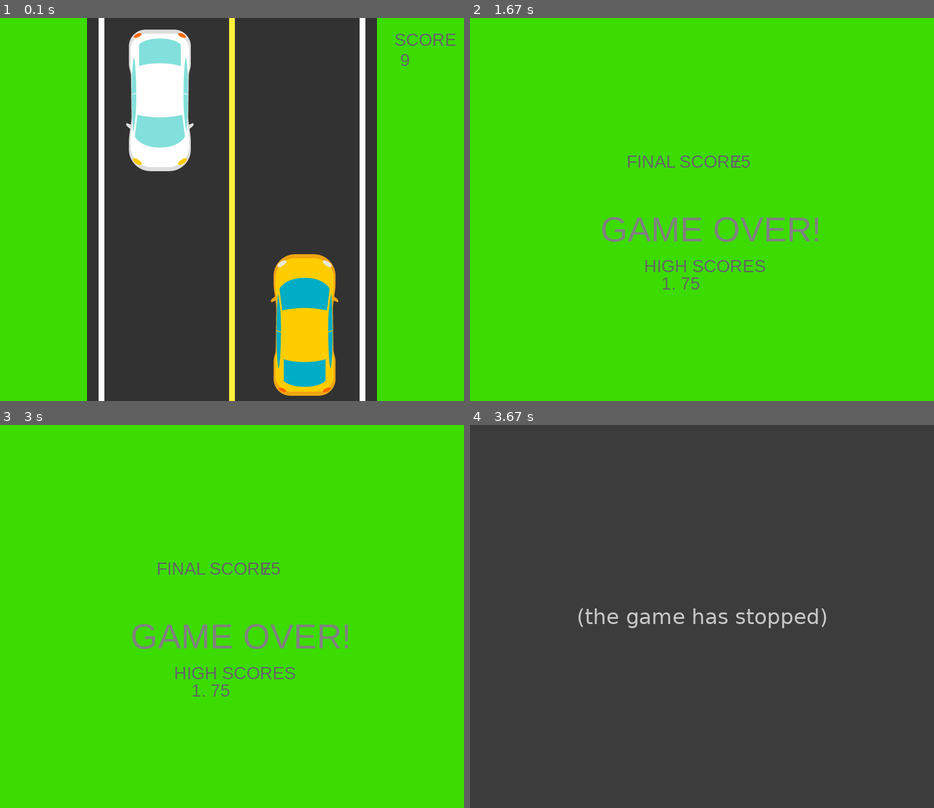
Above: before the commit, frames 1-4 (two rows, left to right).
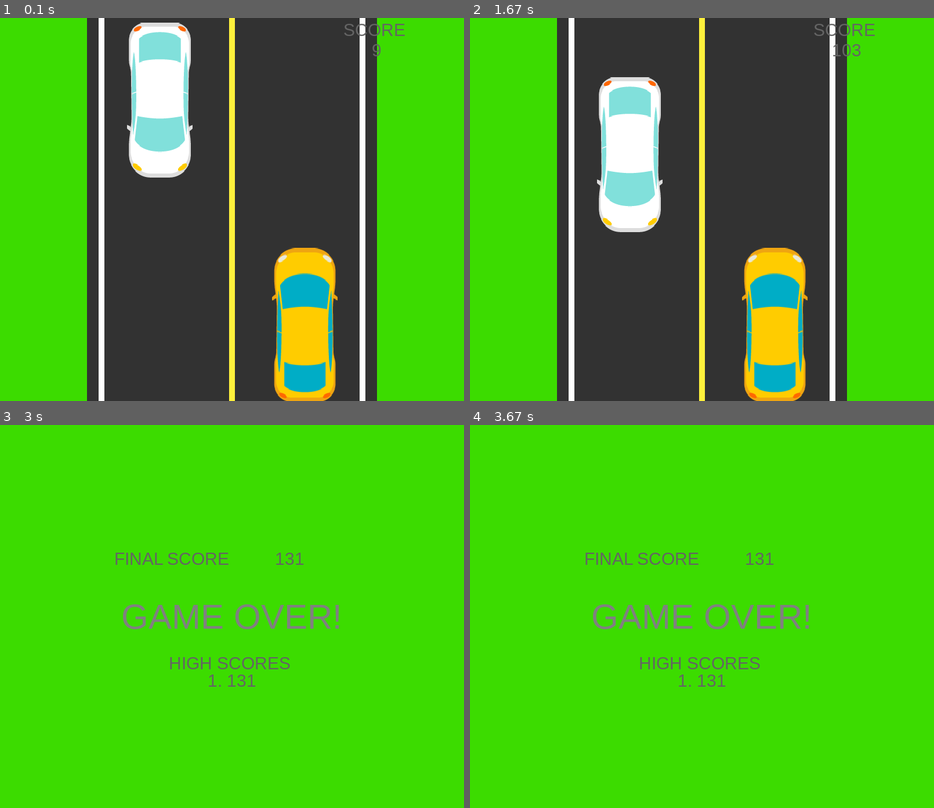
Above: after the commit, the same moments.

Repository: abidurrahman11/Pygame-Racing-Car
Game: pygame game, started from cargame.py
Same seed, same stepped clock (60 frames per second), same inputs: the game is played once before the commit and once after it.
Inputs:
- Up to frame 1 (0.1 s): no input
- Up to frame 2 (1.67 s): tap A at 0.33 s; hold Right 0.67-1.13 s; hold Right 1.17-1.63 s
- Up to frame 3 (3 s): hold Left 1.67-2.2 s
- Up to frame 4 (3.67 s): no input

The runs differ from the first frame. In frame 1, 3.1% of the frame differs, in the area x 27-99%, y 1-100%; in frame 2, 63%; in frame 3, 3.3%; in frame 4, 100%, in the area x 0-100%, y 0-100%.
Before the commit the program exited at 3.2 s; later frames show no game.

Commit message:
-Added Resizable game window -Added variables for Left and Right Lane -Added draw_graphics function so the screen is redrawn when re-sized -Added a speed_factor for the scaled window -Resizing the Car when window size is changed - message_display added a parameter for center so you can display text based on length -Adjusted the size of the models to improve collision -Collision now uses the included .colliderect method -updated game_over so it updates and ends the game -Removed game_over when pressing wrong direction just cant do it -added .gitignore for high_scores.txt

Diff:
--- a/cargame.py
+++ b/cargame.py
@@ -13,24 +13,54 @@
 right_lane = width / 2 + road_w / 4
 left_lane = width / 2 - road_w / 4
 speed = 1
+car_lane = 'R'
+car2_lane = 'L'
 
 running = True
-screen = pygame.display.set_mode(size)
+screen = pygame.display.set_mode(size, pygame.RESIZABLE)
 
 pygame.display.set_caption("2D Car Game")
 
 game_over_font = pygame.font.SysFont("Arial", 60)
 score_font = pygame.font.SysFont("Arial", 30)
-def message_display(text, font, text_col, x, y):
+def message_display(text, font, text_col, x, y, center = True): #Added function comments
+    """
+    This is a function which displays text with the desired specifications
+
+    param: text: This is the Text to display
+    type: str
+
+    param: font: The font that will be used
+    type: Font
+
+    param: text_col: The color that the text will be in (R, G, B) format
+    type: tuple
+
+    param: x: The x coordinate of the text
+    type: int
+
+    param: y: The y coordinate of the text
+    type: int
+
+    param: center: Determines if the text is centered
+    type: bool
+    """
     img = font.render(text, True, text_col)
     img = img.convert_alpha()
+
+    if center:
+        # Adjust x and y to center the text
+        x -= img.get_width() / 2
+        y -= img.get_height() / 2
+
     screen.blit(img, (x, y))
 
 def game_over():
-    message_display("GAME OVER!", game_over_font, (128, 128, 128), 225, 330)
-    message_display("FINAL SCORE ", score_font, (100, 100, 100), 270, 230)
-    message_display(str(newScore), score_font, (100, 100, 100), 450, 230)
-
+    print("GAME OVER!")
+    message_display("GAME OVER!", game_over_font, (128, 128, 128), width/2, 330)
+    message_display("FINAL SCORE ", score_font, (100, 100, 100), width/2 - 100, 230)
+    message_display(str(newScore), score_font, (100, 100, 100), width/2 + 100, 230)
+    pygame.display.update()
     # Read high_scores from txt file, which are in the form of space separated numbers
     hs_file = open('high_scores.txt', 'r')
     high_scores = hs_file.read()
@@ -47,38 +77,68 @@
         scores.remove(scores[5])
 
     # Printing top 5 high scores
-    message_display("HIGH SCORES ", score_font, (100, 100, 100), 300, 410)
+    message_display("HIGH SCORES ", score_font, (100, 100, 100), width/2, 410)
     score_index = 1
     for score in scores:
-        message_display(str(score_index) + '. ' + str(score), score_font, (100, 100, 100), 330, 410 + (score_index * 30))
+        message_display(str(score_index) + '. ' + str(score), score_font, (100, 100, 100), width/2, 410 + (score_index * 30))
         score_index += 1
 
     # Rewrite the high_scores file with the updated high scores
     hs_file = open('high_scores.txt', 'w')
     for score in scores:
         hs_file.write(str(score) + ' ')
+    #Updates Display
+    pygame.display.update()
+    #Timer to allow user to see the Game Over
+    pygame.time.delay(2000)
+    exit()
 
 def score():
-    message_display("SCORE ", score_font, (100, 100, 100),680, 20)
-    message_display(str(newScore), score_font, (100, 100, 100),690, 55)
+    message_display("SCORE ", score_font, (100, 100, 100), right_lane + road_w/4, 20)
+    message_display(str(newScore), score_font, (100, 100, 100), right_lane + road_w/4, 55)
 
 
 #apply changes
 pygame.display.update()
 
 # load player car
-car = pygame.image.load("assets/car.png")
+original_car = pygame.image.load("assets/car.png")
+car = pygame.transform.scale(original_car, (int(original_car.get_width()*(width/800)), int(original_car.get_height()*(height/600))))
 car_loc = car.get_rect()
-car_loc.center = right_lane, height * 0.8
+car_loc.center = right_lane, height - car_loc.height*.5
 
 # load enemy car
-car2 = pygame.image.load("assets/otherCar.png")
+original_car2 = pygame.image.load("assets/otherCar.png")
+car2 = pygame.transform.scale(original_car2, (int(original_car2.get_width()*(width/800)), int(original_car2.get_height()*(height/600))))
 car2_loc = car2.get_rect()
 car2_loc.center = left_lane, height * 0.2
 
+scale = height - car2_loc.height
+print(scale)
 # tracking the score
 newScore = 0
 level = 0
+
+def draw_graphics():
+    """
+    This is a function that draws the background of the game and is used to update the background when resized
+    """
+    size = width, height
+    road_w = int(width / 1.6)
+    roadmark_w = int(width / 80)
+    right_lane = width / 2 + road_w / 4
+    left_lane = width / 2 - road_w / 4
+
+
+    # drawing the dark road on the center of green screen
+    pygame.draw.rect(screen, (50, 50, 50), (width / 2 - road_w / 2, 0, road_w, height))
+    # drawing a yellow line on the center side of road
+    pygame.draw.rect(screen, (255, 240, 60), (width / 2 - roadmark_w / 2, 0, roadmark_w, height))
+    # drawing a white line on the left side of road
+    pygame.draw.rect(screen, (255, 255, 255), (width / 2 - road_w / 2 + roadmark_w * 2, 0, roadmark_w, height))
+    # drawing a white line on the right side of road
+    pygame.draw.rect(screen, (255, 255, 255), (width / 2 + road_w / 2 - roadmark_w * 3, 0, roadmark_w, height))
+
 
 while running:
     screen.fill((60, 220, 0))
@@ -89,53 +149,71 @@
         level += 1
         print("Level Up!")
     # animate enemy vehicle
+    speed_factor = height/660
     # adding speed to change y-axis of car2_loc
-    car2_loc[1] += speed
+    car2_loc[1] += speed * speed_factor
     # if car2 move & disappear then, changing the loaction of new car2
     if car2_loc[1] > height:
         # using random integer from 0 to 1 to appear car in random order
         if random.randint(0, 1) == 0:
             car2_loc.center = right_lane, -200
+            car2_lane = 'R'
         else:
             car2_loc.center = left_lane, -200
+            car2_lane = 'L'
+
 
     # game ending logic
-    # if both car in same location in x-axis and y-axis then the will collide
-    # we subtracting 250 from y because even if the front of car touches another car they actually collide
-    if car_loc[0] == car2_loc[0] and car2_loc[1] > car_loc[1] - 250:
-        print("GAME OVER!")
-        game_over()
-        pygame.display.update()
-        break
-
-    # if the car get out of the road the game will be over
-    if car_loc[0] == width / 2 + road_w / 2 or car_loc[0] == width / 2 - road_w:
-        print("GAME OVER!")
-        game_over()
-        pygame.display.update()
-        break
-
+    # New Collision using the colliderect which checks if two rects are colliding
+    # If Cars collide game ends
+    if car2_loc.colliderect(car_loc): game_over()
+    # Changed this You can add it back if this was the intended game function
+    # You are no longer allowed to leave the road
 
     # event listener
     for event in pygame.event.get():
         if event.type == QUIT:
             running = False
         if event.type == KEYDOWN:
-            if event.key in [K_a, K_LEFT]:
+            if event.key in [K_a, K_LEFT] and car_lane == 'R':
+                # Use this line to add game over
+                # if car_lane == 'L': game_over()
                 car_loc = car_loc.move([-int(road_w / 2), 0])
-            if event.key in [K_d, K_RIGHT]:
+                car_lane = 'L'
+            if event.key in [K_d, K_RIGHT] and car_lane == 'L':
                 car_loc = car_loc.move([int(road_w / 2), 0])
-
-    # darw graphics
-    # drawing the dark road on the center of green screen
-    pygame.draw.rect(screen, (50, 50, 50), (width / 2 - road_w / 2, 0, road_w, height))
-    # drawing a yellow line on the center side of road
-    pygame.draw.rect(screen, (255, 240, 60), (width / 2 - roadmark_w / 2, 0, roadmark_w, height))
-    # drawing a white line on the left side of road
-    pygame.draw.rect(screen, (255, 255, 255), (width / 2 - road_w / 2 + roadmark_w * 2, 0, roadmark_w, height))
-    # drawing a white line on the right side of road
-    pygame.draw.rect(screen, (255, 255, 255), (width / 2 + road_w / 2 - roadmark_w * 3, 0, roadmark_w, height))
-
+                car_lane = 'R'
+        if event.type == pygame.VIDEORESIZE:
+            width, height = event.w, event.h
+            screen = pygame.display.set_mode((width, height), pygame.RESIZABLE)
+
+            # Update lane positions
+            road_w = int(width / 1.6)
+            right_lane = width / 2 + road_w / 4
+            left_lane = width / 2 - road_w / 4
+
+            # Rescale the car images using the original images
+            car = pygame.transform.scale(original_car, (int(original_car.get_width()*(width/800)), int(original_car.get_height()*(height/600))))
+            car2 = pygame.transform.scale(original_car2, (int(original_car2.get_width()*(width/800)), int(original_car2.get_height()*(height/600))))
+
+            # Update car rectangle positions based on the updated lane positions
+            if car_lane == 'R':
+                car_loc = car.get_rect(center=(right_lane, height * 0.8))
+            else:
+                car_loc = car.get_rect(center=(left_lane, height * 0.8))
+
+            if car2_lane == 'R':
+                car2_loc = car2.get_rect(center=(right_lane, car2_loc.center[1]))
+            else:
+                car2_loc = car2.get_rect(center=(left_lane, car2_loc.center[1]))
+
+
+            draw_graphics()
+
+
+
+
+    draw_graphics()
     # load the car on road
     screen.blit(car, car_loc)
     screen.blit(car2, car2_loc)
@@ -143,13 +221,4 @@
     pygame.display.update()
 
 
-    if not running:
-        game_over()
-        pygame.display.update()
-        break
-
-
-
-
-time.sleep(2)
-pygame.quit()
+    if not running: game_over()
Binary file changed: assets/car.png
Binary file changed: assets/otherCar.png
Not shown, added: .gitignore
